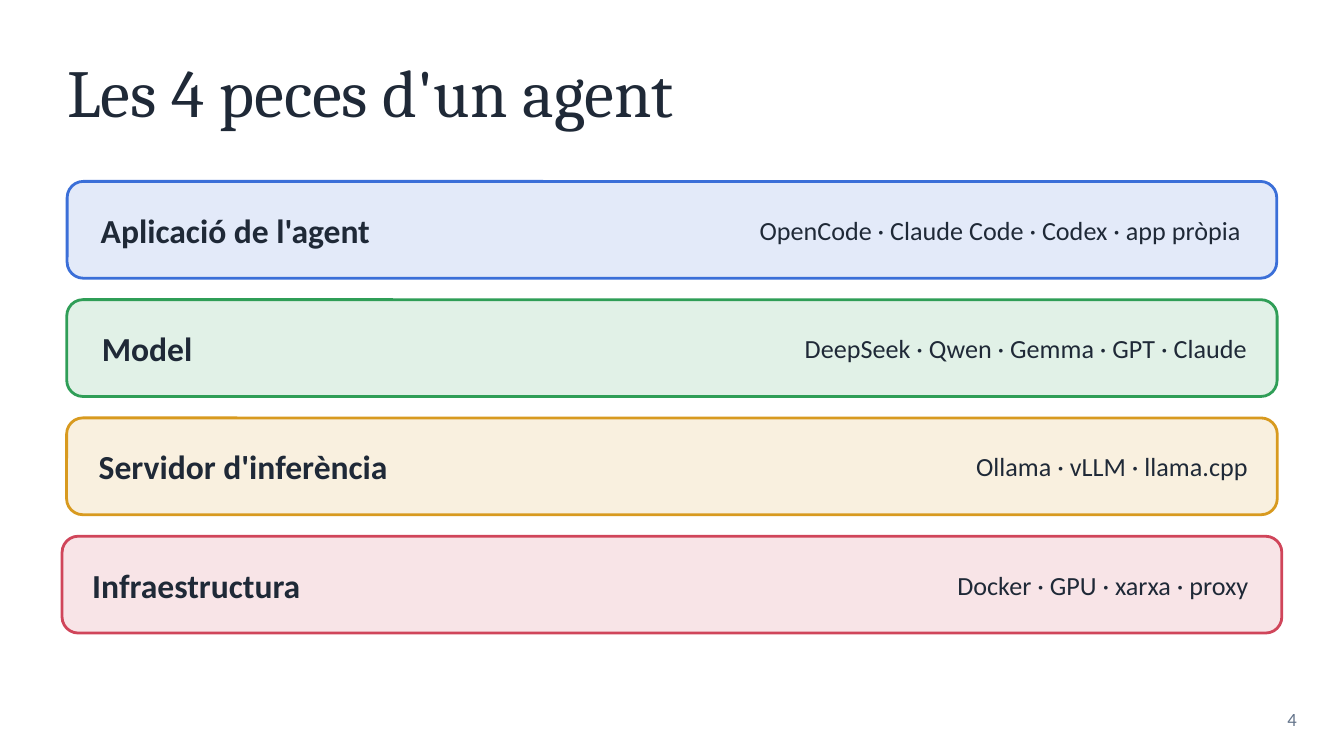
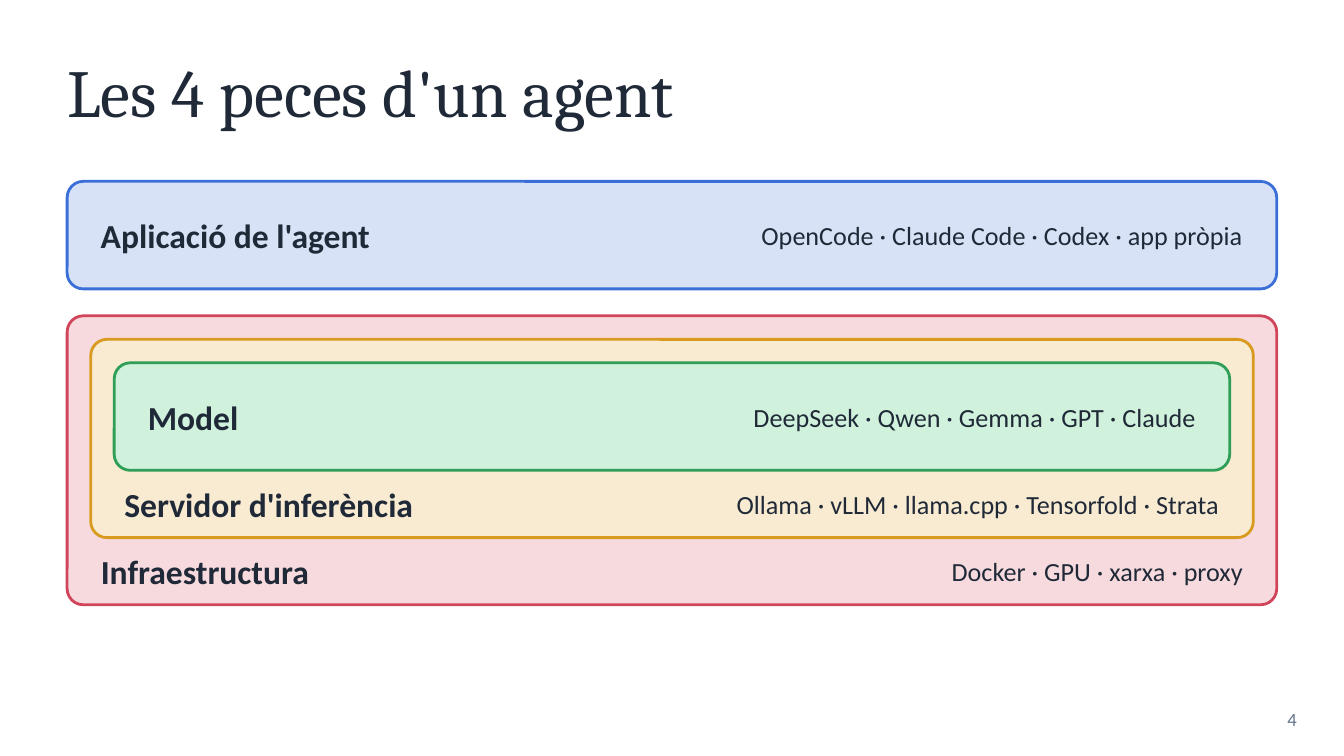
Before and after one commit to optimisme/XTEC-CursAgentsIA, a slide deck: slide 4 of diapositives/01 - Agents IA i OpenCode.pptx. Drawn at 1344x756 pixels with LibreOffice and Linux fonts; fonts in the diff are those of the drawing. Boxes give left, top, right and bottom in pixels: in the first picture for what was removed or moved away, otherwise in the second. Text is boxed around its words. In the diff, an @@ line names an element or a change of style, - is before the commit and + after.

```diff
--- a/diapositives/01 - Agents IA i OpenCode.pptx
+++ b/diapositives/01 - Agents IA i OpenCode.pptx
@@ rounded rectangle resized from (x1=67, y1=181, x2=1277, y2=278) to (x1=67, y1=181, x2=1277, y2=289) @@
@@ rounded rectangle at (x1=67, y1=181, x2=1277, y2=289): fill #3B6FD8 at 14% opacity to #D8E2F7; proportions changed @@
@@ text "Aplicació de l'agent" moved from (x1=101, y1=219, x2=369, y2=249) to (x1=101, y1=224, x2=369, y2=254) @@
@@ text "OpenCode · Claude Code · ..." moved from (x1=760, y1=222, x2=1240, y2=244) to (x1=761, y1=227, x2=1242, y2=249) @@
@@ rounded rectangle resized from (x1=62, y1=536, x2=1282, y2=633) to (x1=67, y1=316, x2=1277, y2=605) @@
@@ rounded rectangle at (x1=67, y1=316, x2=1277, y2=605): fill #D0455A at 14% opacity to #F6DADE; proportions changed @@
@@ rounded rectangle resized from (x1=67, y1=418, x2=1278, y2=515) to (x1=91, y1=339, x2=1254, y2=538) @@
@@ rounded rectangle at (x1=91, y1=339, x2=1254, y2=538): fill #D89A1F at 14% opacity to #F8EBD1; proportions changed @@
@@ rounded rectangle resized from (x1=67, y1=300, x2=1278, y2=396) to (x1=114, y1=363, x2=1230, y2=470) @@
@@ rounded rectangle at (x1=114, y1=363, x2=1230, y2=470): fill #2F9E57 at 14% opacity to #D0F1DC; proportions changed @@
@@ text "Model" moved from (x1=102, y1=337, x2=193, y2=362) to (x1=148, y1=406, x2=239, y2=431) @@
@@ text "DeepSeek · Qwen · Gemma ..." moved from (x1=805, y1=340, x2=1247, y2=363) to (x1=753, y1=409, x2=1195, y2=432) @@
@@ text "Servidor d'inferència" moved from (x1=99, y1=455, x2=387, y2=480) to (x1=124, y1=493, x2=413, y2=518) @@
@@ text at (x1=737, y1=496, x2=1219, y2=519): text changed @@
-Ollama · vLLM · llama.cpp
+Ollama · vLLM · llama.cpp · Tensorfold · Strata
@@ text "Infraestructura" moved from (x1=92, y1=574, x2=300, y2=599) to (x1=101, y1=560, x2=309, y2=585) @@
@@ text "Docker · GPU · xarxa ..." moved from (x1=957, y1=577, x2=1248, y2=600) to (x1=952, y1=563, x2=1243, y2=586) @@
```
Also in this commit, not shown: 3 other slides changed, 2 slides added, 25 other files.
